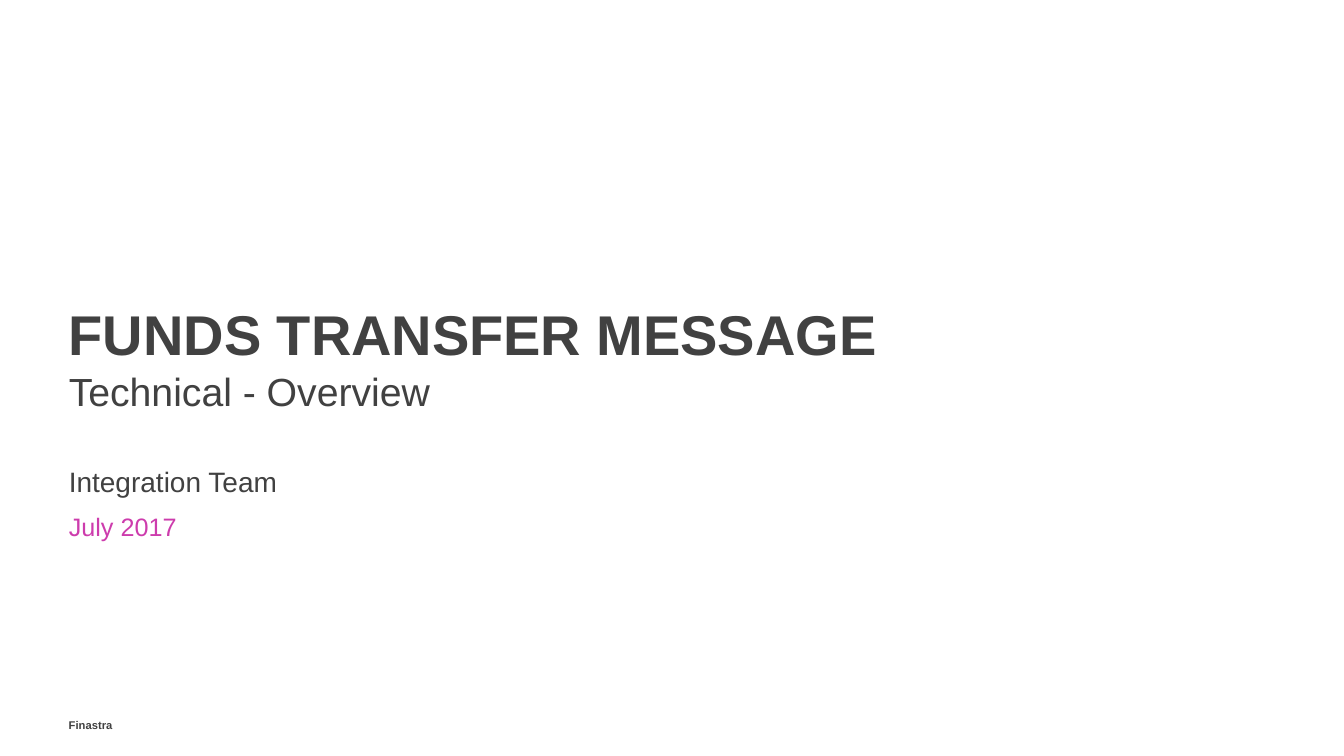
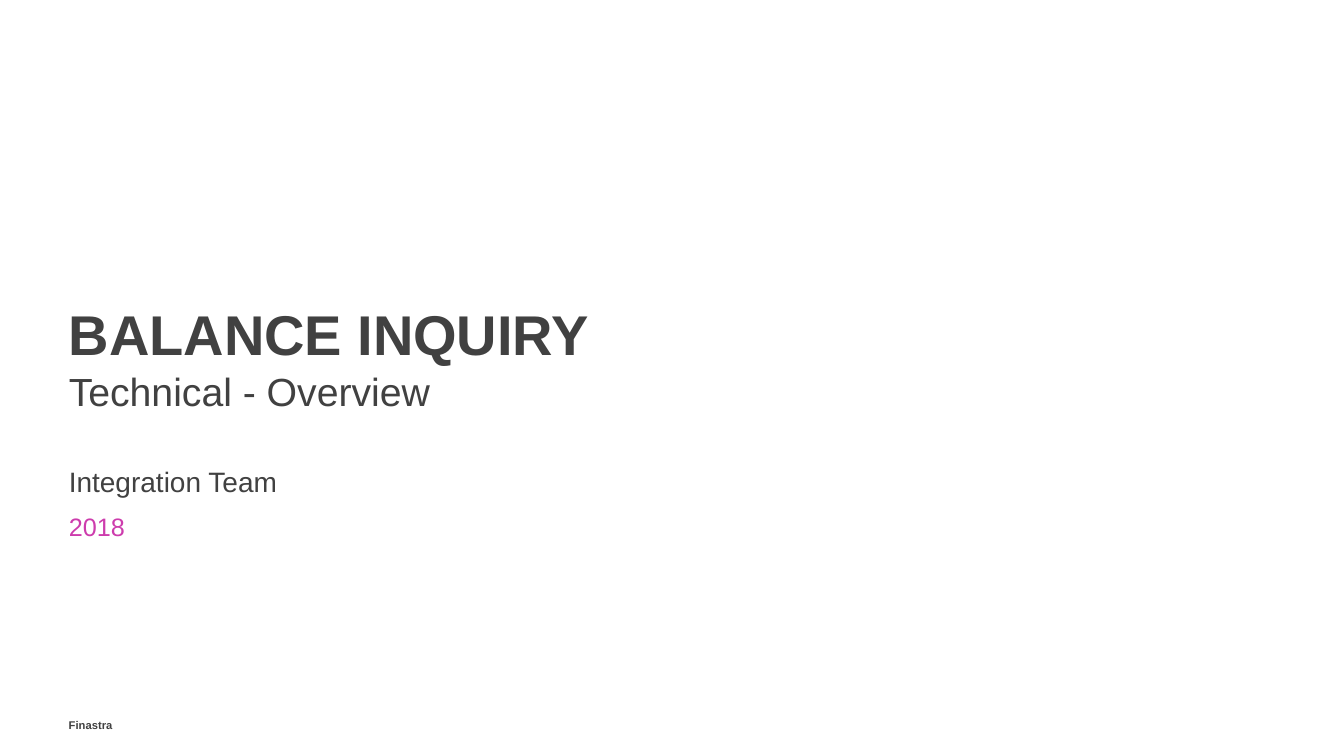
Before and after one commit to alexfinastra/IntegrationWorkshop, a slide deck: slide 1 of documentation/08 Balance Inquiry Interface.pptx. Drawn at 1344x756 pixels with LibreOffice and Linux fonts; fonts in the diff are those of the drawing; background and template pictures are left out. Boxes give left, top, right and bottom in pixels: in the first picture for what was removed or moved away, otherwise in the second. Text is boxed around its words. In the diff, an @@ line names an element or a change of style, - is before the commit and + after.

```diff
--- a/documentation/08 Balance Inquiry Interface.pptx
+++ b/documentation/08 Balance Inquiry Interface.pptx
@@ title at (x1=69, y1=316, x2=589, y2=365): text changed @@
-FUNDS TRANSFER MESSAGE
+BALANCE INQUIRY
@@ text at (x1=69, y1=518, x2=125, y2=537): text changed @@
-  July 2017
+  2018
```
Also in this commit, not shown: 3 other slides changed, 2 slides added, 22 slides removed, 20 other files.
